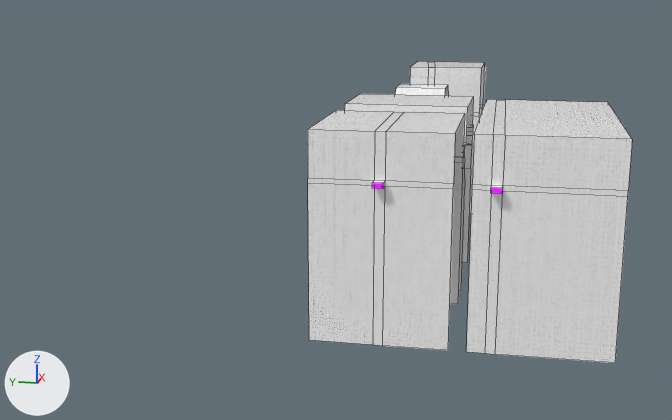
One commit to the FBX model ChromaShift/Assets/Prefabs/Chunks.fbx: the scene before it, then after it.
One viewpoint serves both versions: a camera (50 mm lens) standing at (-531.0, -74.0, 108.0) and looking at (146.0, 61.0, -61.0). Arrows for +X, +Y and +Z are at lower left; the lights stay in place. The picture after the commit comes second. Mesh edges are drawn as thin lines on the coarser meshes. Where no turn or scale is listed for an object, it has been applied to the vertices.

Names of what the first picture shows: 'Chunk1', 'Chunk2', 'Chunk3', 'Chunk4', 'Chunk6' and 1 more.
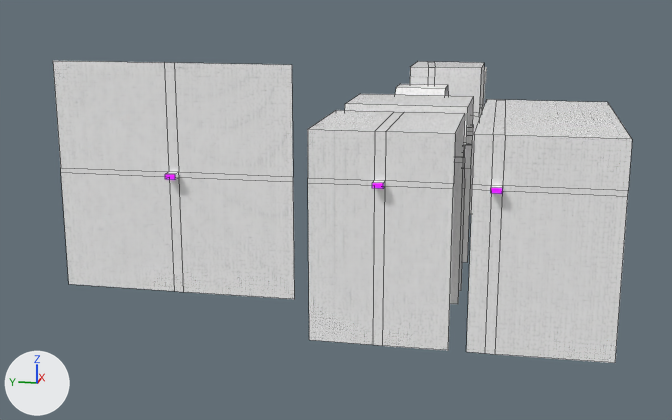
Boxes (x1, y1, x2, y2) around the edits, measured in the pictures (672 x 420 px):
'Chunk_Wall', added
    after: (53, 61, 294, 299)
    faces in mat_polishedconcrete_white: (53, 61, 294, 299)

What changed in the scene script:
```text
Add me_cube_002:
    me_cube_002.from_pydata(...)  # 20 vertices, 13 faces; spans x -6.0..0.0, y -69.6..69.6, z -68.4..64.7
    # faces by material slot: [11, 1, 1]
    me_cube_002.materials.append(mat_polishedconcrete_white)
    me_cube_002.materials.append(mat_polishedconcrete_black)
    me_cube_002.materials.append(mat_chunkgate)  # purple #bc00ff, glowing purple #bc00ff
Add ob_chunk_wall:
    ob_chunk_wall = bpy.data.objects.new('Chunk_Wall', me_cube_002)
    ob_chunk_wall.location = (-39.0, 118.0, 0.0)
```
